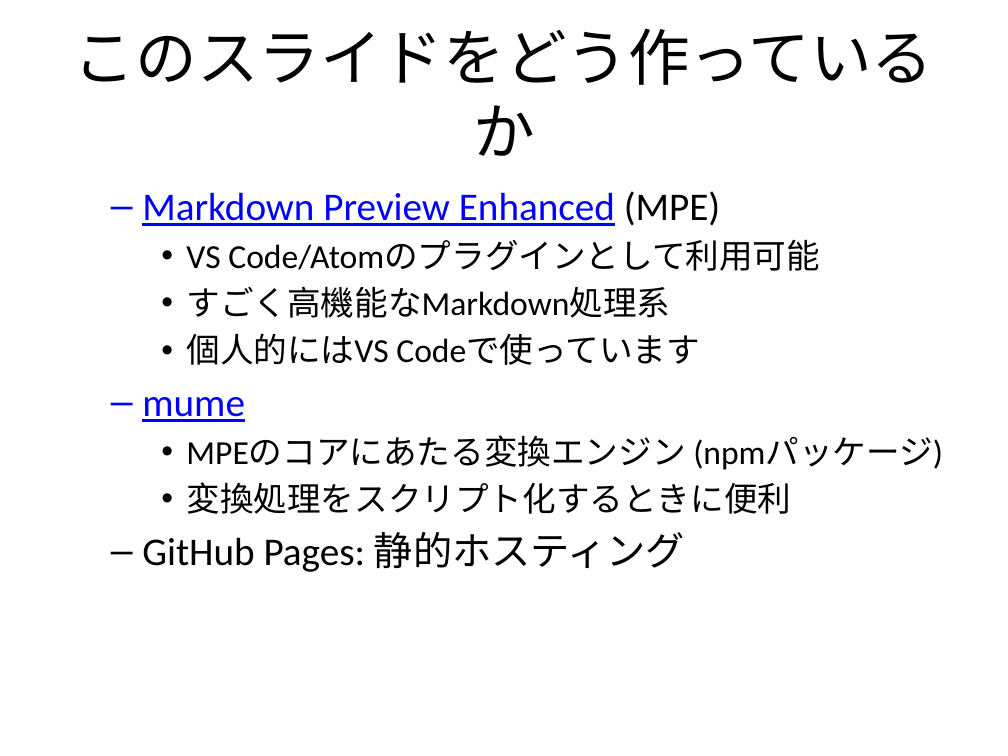
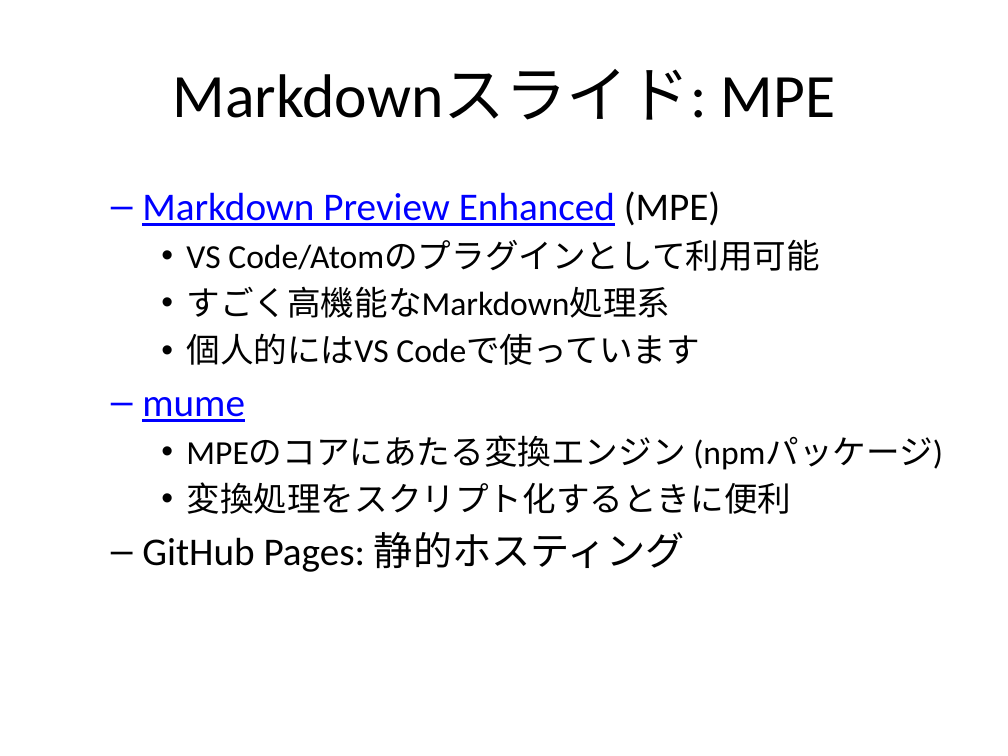
Before and after one commit to sky-y/histudy-201712, a slide deck: slide 5 of pandoc.pptx (slide 2 before the commit). Drawn at 1008x756 pixels with LibreOffice and Linux fonts; fonts in the diff are those of the drawing. Boxes give left, top, right and bottom in pixels: in the first picture for what was removed or moved away, otherwise in the second. Text is boxed around its words. In the diff, an @@ line names an element or a change of style, - is before the commit and + after.

```diff
--- a/pandoc.pptx
+++ b/pandoc.pptx
@@ title at box(173, 69, 835, 120): text changed @@
-このスライドをどう作っているか
+Markdownスライド: MPE
```
Also in this commit, not shown: 3 slides added, 2 other files.
